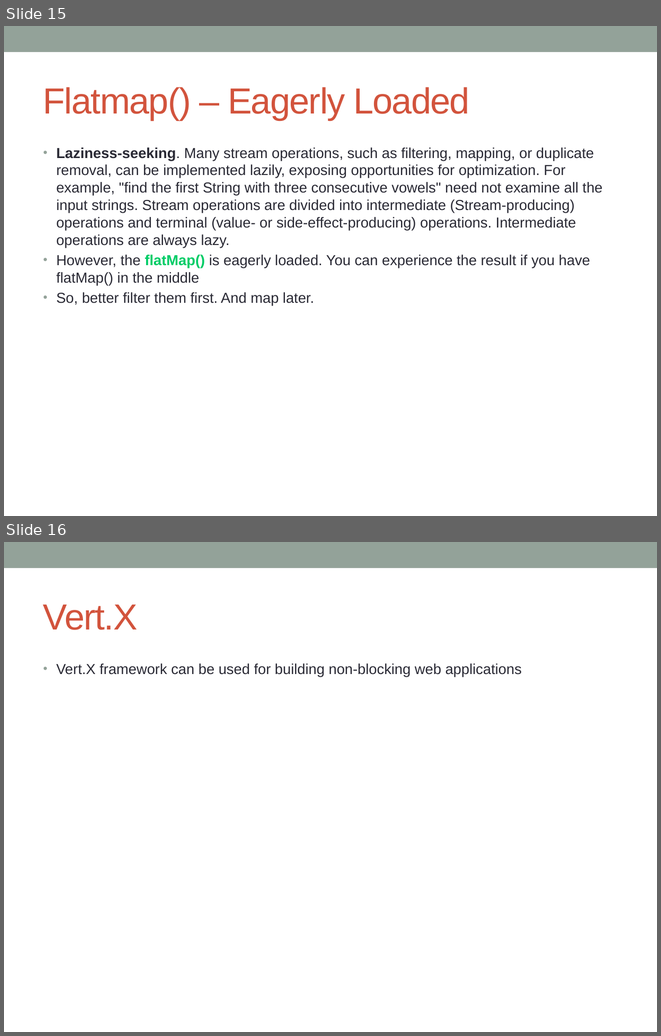
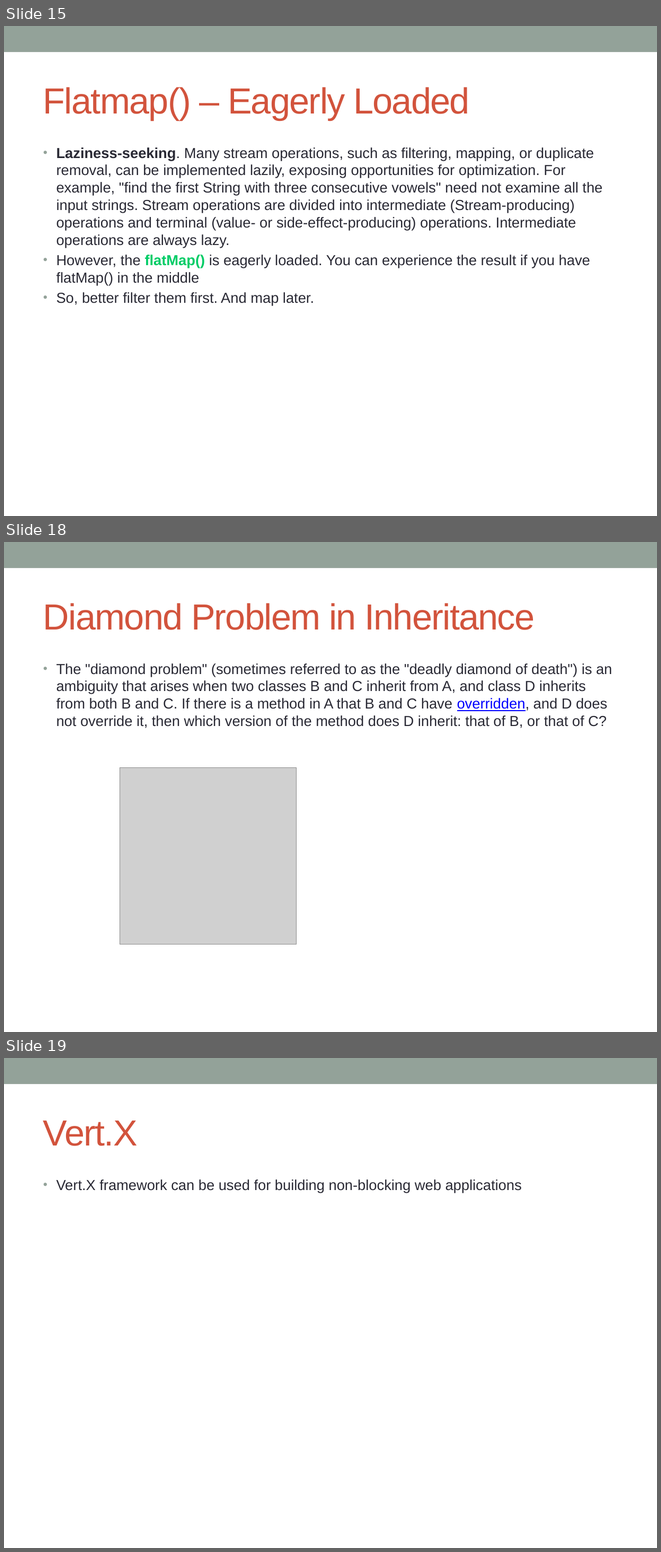
Before and after one commit to notionquest/ProjectDocumentation, a slide deck: Java8.pptx. Shown one above the other, each under a label of ours: slides 15 and 16 before the commit, slides 15, 18 and 19 after it; the slides between them are not shown. The pictures are 661x1036 and 661x1552 pixels, drawn with LibreOffice and Linux fonts; fonts in the diff are those of the drawing; grey boxes stand for pictures. Boxes give left, top, right and bottom in pixels: in the first picture for what was removed or moved away, otherwise in the second. Text is boxed around its words. In the diff, an @@ line names an element or a change of style, - is before the commit and + after.

Commit message:
Composition over Inheritance

```diff
--- a/Java8.pptx
+++ b/Java8.pptx
@@ slide 18 added at box(4, 542, 657, 1032), background #FFFFFF; not listed: 1 template element that a slide beside it also shows @@
@@ title added at box(43, 603, 535, 630), 40 pt, text #D2533C @@
+Diamond Problem in Inheritance
@@ text added at box(56, 663, 612, 728), 16 pt, text #292934 @@
+• The "diamond problem" (sometimes referred to as the "deadly diamond of death") is an ambiguity that arises when two classes B and C inherit from A, and class D inherits from both B and C. If there is a method in A that B and C have overridden, and D does not override it, then which version of the method does D inherit: that of B, or that of C?
@@ picture added at box(120, 768, 296, 944) @@
@@ what was slide 16 is now slide 19 @@
```
Also in this commit, not shown: 2 other slides added.
